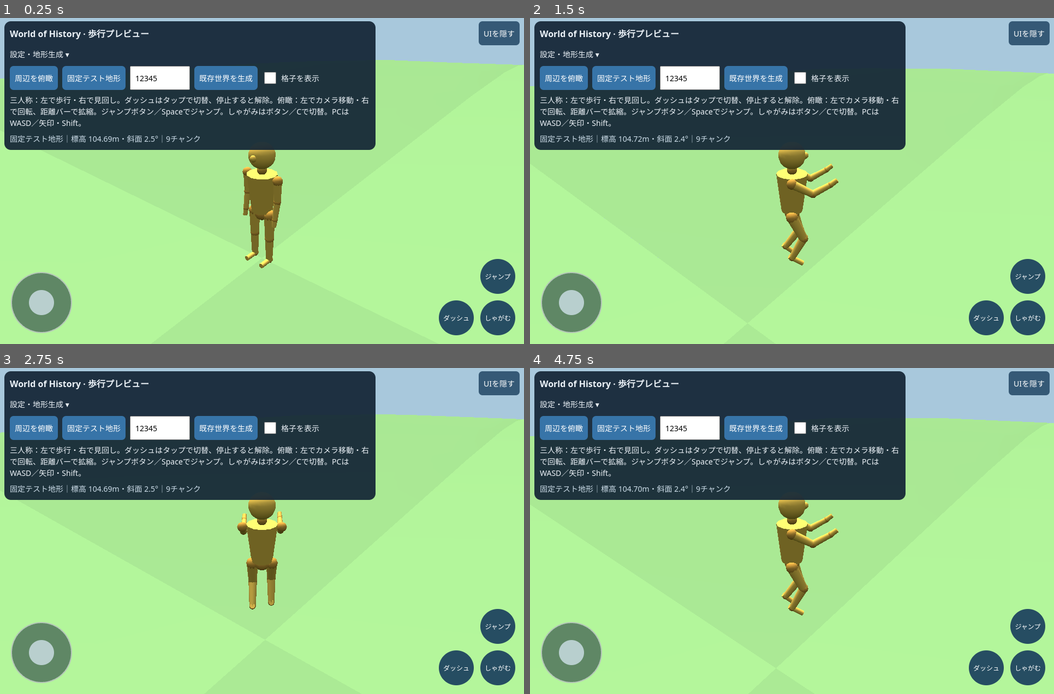
Above: before the commit, frames 1-4 (two rows, left to right).
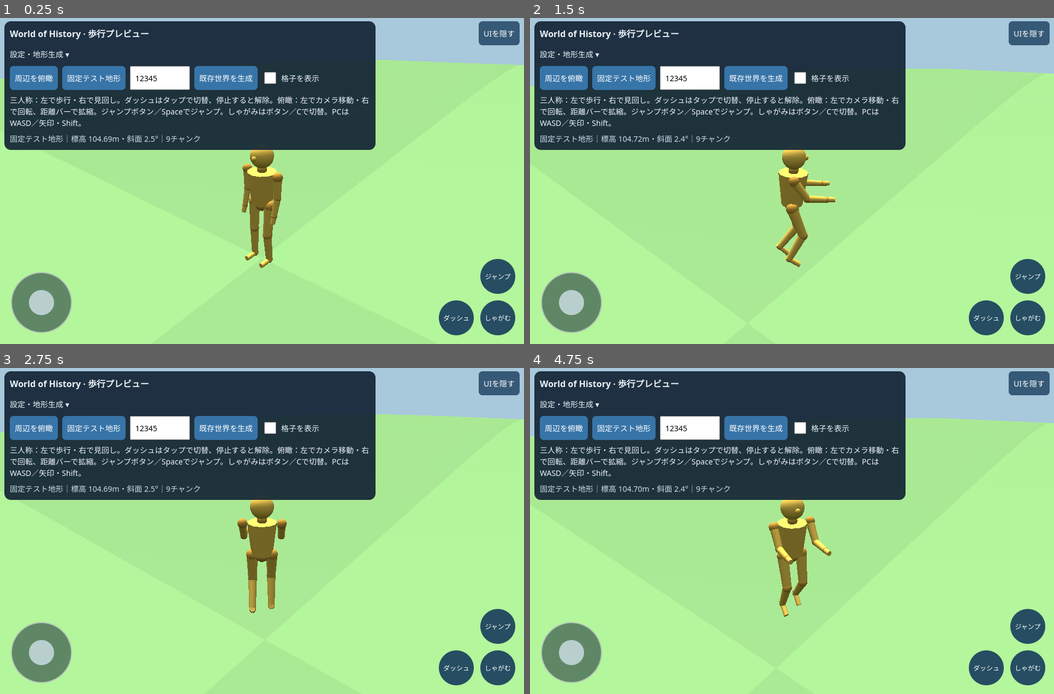
Above: after the commit, the same moments.

Repository: eitommkk1023-a11y/-history-simulation-game-restart
Game: browser game, page previews/terrain-chunks.html
Same seed, same stepped clock (60 frames per second), same inputs: the game is played once before the commit and once after it.
Inputs (mouse positions are in pixels of both pictures, inside the frame that each line leads up to):
- Up to frame 1 (0.25 s): no input
- Up to frame 2 (1.5 s): click (792, 181) at 0.27 s; hold Right from 1.03 s (still down); tap Space at 1.1 s
- Up to frame 3 (2.75 s): release Right at 1.53 s; hold Down 1.58-1.85 s; tap Space at 1.6, 2.1, 2.6 s; hold Left 1.9-2.47 s; tap D at 2.52 s; hold Up from 2.52 s (still down)
- Up to frame 4 (4.75 s): release Up at 2.82 s; hold Right 2.87-3.53 s; tap Space every 0.5 s from 3.1 to 4.6 s; tap A at 3.52 s; hold Up 3.58-3.82 s; hold Left 3.87-4.3 s; hold Down 4.35-4.68 s; tap W at 4.52 s; hold Right from 4.73 s (still down)

The runs differ from the first frame. In frame 1, 0.5% of the frame differs, in the area x 46-55%, y 40-77%; in frame 2, 1.2%; in frame 3, 0.6%; in frame 4, 1.4%, in the area x 45-59%, y 40-77%.

Commit message:
Rework human proportions and distinct walk run support cycles

Diff:
--- a/previews/terrain-chunks.mjs
+++ b/previews/terrain-chunks.mjs
@@ -1,6 +1,6 @@
 import {createWorldTerrain} from '../src/geography/world-terrain.mjs';
 import {createTerrainChunk} from '../src/geography/terrain-chunk.mjs';
-import {legPose} from '../src/player/leg-pose.mjs';
+import {humanGait,solveHumanLeg} from '../src/player/human-gait.mjs';
 import {stepTerrainWalker} from '../src/player/terrain-walker.mjs';
 
 const THREE=globalThis.THREE;
@@ -28,47 +28,52 @@
   return bodyPart(parent,new THREE.CylinderGeometry(topRadius,bottomRadius,length,12),x,y,z);
 }
 const torso=joint(hips,'waist',0,0,0,.1);
-cylinder(torso,.52,.2,.14,0,.3);
-const neck=joint(torso,'neck',0,.61,0,.065);cylinder(neck,.08,.06,.06,0,.04);
-bodyPart(neck,new THREE.SphereGeometry(.17,16,12),0,.19,0);
+cylinder(torso,.44,.19,.14,0,.23);
+const neck=joint(torso,'neck',0,.48,0,.065);cylinder(neck,.08,.06,.06,0,.04);
+bodyPart(neck,new THREE.SphereGeometry(.15,16,12),0,.17,0);
 // A small nose makes the facing direction visible.
-bodyPart(neck,new THREE.SphereGeometry(.045,8,6),0,.19,.16);
+bodyPart(neck,new THREE.SphereGeometry(.035,8,6),0,.17,.145);
 const legs=[],knees=[],ankles=[],arms=[],elbows=[],wrists=[];
 for(const [side,x]of [['left',-.13],['right',.13]]){
-  const hip=joint(hips,side+'Hip',x,0,0,.08);cylinder(hip,.35,.075,.06);
-  const knee=joint(hip,side+'Knee',0,-.35,0,.065);cylinder(knee,.35,.06,.045);
-  const ankle=joint(knee,side+'Ankle',0,-.35,0,.045);
+  const hip=joint(hips,side+'Hip',x,0,0,.08);cylinder(hip,.42,.075,.06);
+  const knee=joint(hip,side+'Knee',0,-.42,0,.065);cylinder(knee,.42,.06,.045);
+  const ankle=joint(knee,side+'Ankle',0,-.42,0,.045);
   const foot=cylinder(ankle,.22,.035,.035,0,0,.065);foot.rotation.x=Math.PI/2;
   legs.push(hip);knees.push(knee);ankles.push(ankle);
-  const shoulder=joint(torso,side+'Shoulder',x<0?-.25:.25,.52,0,.065);cylinder(shoulder,.28,.055,.045);
+  const shoulder=joint(torso,side+'Shoulder',x<0?-.25:.25,.43,0,.065);cylinder(shoulder,.28,.055,.045);
   const elbow=joint(shoulder,side+'Elbow',0,-.28,0,.05);cylinder(elbow,.24,.045,.035);
   const wrist=joint(elbow,side+'Wrist',0,-.24,0,.038);cylinder(wrist,.1,.035,.03);
   arms.push(shoulder);elbows.push(elbow);wrists.push(wrist);
 }
-let crouched=false,gaitPhase=0,gaitDistance=0,motionMode='idle';
+let crouched=false,gaitPhase=0,gaitDistance=0,motionMode='idle',landing=0;
 function animatePlayer(dt){
-  const airborne=jumpHeight>0||jumpVelocity!==0;
-  motionMode=airborne?(wasMoving?(sprintOn?'run-jump':'walk-jump'):'jump'):
-    crouched?(wasMoving?'crouch-walk':'crouch'):wasMoving?(sprintOn?'run':'walk'):'idle';
-  const blend=dt>0?1-Math.exp(-16*Math.min(dt,.05)):1;
-  const ease=(current,target)=>current+(target-current)*blend;
-  const stepLength=crouched?.12:sprintOn?.35:.23;
-  const liftHeight=crouched?.07:sprintOn?.26:.14;
-  if(wasMoving&&!airborne)gaitPhase+=gaitDistance/(4*stepLength);
-  gaitDistance=0;
-  const hipTarget=airborne?.735:crouched?.49:wasMoving?(sprintOn?.59:.66):.735;
-  hips.position.y=ease(hips.position.y,hipTarget);
-  for(let i=0;i<2;i++){
-    const pose=legPose(gaitPhase+i*.5,hips.position.y,wasMoving?stepLength:0,wasMoving?liftHeight:0);
-    legs[i].rotation.x=airborne?-.45+(i?.15:0):pose.hip;
-    knees[i].rotation.x=airborne?.9:pose.knee;
-    const wave=wasMoving?Math.sin((gaitPhase+i*.5)*Math.PI*2)*(sprintOn?.8:.4):0;
-    arms[i].rotation.x=ease(arms[i].rotation.x,airborne?-1.1:wave+(crouched?-.45:0));
-    elbows[i].rotation.x=ease(elbows[i].rotation.x,airborne?-1:crouched?-.7:sprintOn&&wasMoving?-1.3:-.18);
-    wrists[i].rotation.x=ease(wrists[i].rotation.x,airborne?-.15:0);
-    ankles[i].rotation.x=airborne?.1:-(legs[i].rotation.x+knees[i].rotation.x);
-  }
-  torso.rotation.x=ease(torso.rotation.x,crouched?.3:sprintOn&&wasMoving?.12:0);
+ const airborne=jumpHeight>0||jumpVelocity!==0,step=Math.min(dt,.05);
+ motionMode=airborne?(wasMoving?(sprintOn?'run-jump':'walk-jump'):'jump'):
+  crouched?(wasMoving?'crouch-walk':'crouch'):wasMoving?(sprintOn?'run':'walk'):'idle';
+ const ease=(a,b)=>a+(b-a)*(dt>0?1-Math.exp(-18*step):1);
+ const mode=crouched?'crouch-walk':sprintOn?'run':'walk';
+ if(wasMoving&&!airborne)gaitPhase+=gaitDistance*humanGait(gaitPhase,mode).cyclesPerMeter;
+ gaitDistance=0;landing=Math.max(0,landing-step*4);
+ const gait=humanGait(gaitPhase,mode),groundHip=crouched?.59:wasMoving?gait.hip:.875;
+ hips.position.y=ease(hips.position.y,(airborne?.86:groundHip)-.07*landing);
+ for(let i=0;i<2;i++){
+  const foot=gait.feet[i];let z=wasMoving?foot.z:0,lift=wasMoving?foot.lift:0,delta=0;
+  if(state&&markerPoint&&!airborne){
+    const side=i===0?-.13:.13,theta=marker.rotation.y;
+    const g=groundAt(markerPoint.xM+side*Math.cos(theta)+z*Math.sin(theta),markerPoint.yM-side*Math.sin(theta)+z*Math.cos(theta));
+    if(g)delta=Math.max(-.12,Math.min(.12,g.elevationM-markerPoint.elevationM));
+  }
+  const pose=solveHumanLeg(z,hips.position.y-.035-lift-delta);
+  legs[i].rotation.x=airborne?ease(legs[i].rotation.x,-.35+(i?.18:0)):pose.hip;
+  knees[i].rotation.x=airborne?ease(knees[i].rotation.x,.8):pose.knee;
+  const swing=wasMoving?Math.cos((gaitPhase+i*.5)*Math.PI*2)*(sprintOn?.65:.30):0;
+  arms[i].rotation.x=ease(arms[i].rotation.x,airborne?-.65:swing+(crouched?-.25:0));
+  elbows[i].rotation.x=ease(elbows[i].rotation.x,airborne?-.9:sprintOn&&wasMoving?-1.35:crouched?-.75:-.25);
+  wrists[i].rotation.x=ease(wrists[i].rotation.x,-.05);
+  ankles[i].rotation.x=ease(ankles[i].rotation.x,airborne?.15:-(legs[i].rotation.x+knees[i].rotation.x)+(wasMoving?foot.toe:0));
+ }
+ torso.rotation.x=ease(torso.rotation.x,crouched?.35:wasMoving?(sprintOn?.16:.04):0);
+ torso.rotation.y=ease(torso.rotation.y,wasMoving?Math.sin(gaitPhase*Math.PI*2)*.065:0);
 }
 scene.add(marker);
 let state=null,worker=null,requestId=0,yaw=.7,pitch=.4;
@@ -247,13 +252,13 @@
       const next=stepTerrainWalker(markerPoint,{x,y,yaw,sprint:sprintOn,crouch:crouched},dt,groundAt);
       const dx=next.xM-markerPoint.xM,dy=next.yM-markerPoint.yM;
       wasMoving=Math.hypot(dx,dy)>0;if(!wasMoving)setSprint(false);
-      if(wasMoving){gaitDistance+=Math.hypot(dx,dy);marker.rotation.y=Math.atan2(dx,dy);placeMarker(next.xM,next.yM,false);}
+      if(wasMoving){gaitDistance+=Math.hypot(dx,dy);{const target=Math.atan2(dx,dy),delta=Math.atan2(Math.sin(target-marker.rotation.y),Math.cos(target-marker.rotation.y));marker.rotation.y+=delta*(1-Math.exp(-18*Math.min(dt,.05)));}placeMarker(next.xM,next.yM,false);}
       document.getElementById('movementNotice').textContent=next.blocked?'ここから先は範囲外、または急な地形です':'';
     }else{if(wasMoving)setSprint(false);wasMoving=false;document.getElementById('movementNotice').textContent='';}
   }
   if(state&&markerPoint&&!overview&&!document.hidden&&(jumpVelocity!==0||jumpHeight>0)){
     const step=Math.min(dt,.05);jumpHeight+=jumpVelocity*step-4.905*step*step;jumpVelocity-=9.81*step;
-    if(jumpHeight<=0){jumpHeight=0;jumpVelocity=0;}
+    if(jumpHeight<=0){jumpHeight=0;jumpVelocity=0;landing=1;}
     marker.position.y=markerPoint.elevationM-state.origin.elevationM+jumpHeight;
   }
   if(state&&!document.hidden&&!overview){animatePlayer(dt);updateCamera();}
--- /dev/null
+++ b/src/player/human-gait.mjs
@@ -0,0 +1,21 @@
+const tau=Math.PI*2;
+const wrap=x=>((x%1)+1)%1;
+const smooth=x=>x*x*(3-2*x);
+export function humanGait(phase,mode){
+ const run=mode==='run',crouch=mode==='crouch-walk';
+ const duty=run?.38:crouch?.68:.60,span=run?.40:crouch?.18:.35;
+ const feet=[0,.5].map(offset=>{
+  const u=wrap(phase+offset),stance=u<duty,t=stance?u/duty:(u-duty)/(1-duty);
+  return {stance,z:stance?span*(1-2*t):-span+2*span*smooth(t),
+   lift:stance?0:(run?.29:crouch?.06:.09)*Math.pow(Math.sin(Math.PI*t),1.3),
+   toe:stance?(t>.65?-.28*smooth((t-.65)/.35):.12*(1-smooth(Math.min(1,t/.2)))):0};
+ });
+ const support=feet.filter(f=>f.stance);
+ const hip=crouch?.59:support.length?Math.min(...support.map(f=>Math.sqrt(.83*.83-f.z*f.z)))+.035:
+   .89+.015*Math.sin(tau*wrap(phase)*2);
+ return {feet,hip,cyclesPerMeter:duty/(2*span),flight:support.length===0};
+}
+export function solveHumanLeg(z,down){
+ const radius=Math.min(.8399,Math.max(.01,Math.hypot(z,down))),knee=2*Math.acos(radius/.84);
+ return {hip:Math.atan2(-z,down)-knee/2,knee};
+}
--- a/tests/gait-visual.browser.cjs
+++ b/tests/gait-visual.browser.cjs
@@ -3,8 +3,9 @@
 for(const mode of ['walk','run']){
  await p.keyboard.down('d');if(mode==='run')await p.locator('#sprint').click();
  const samples=await p.evaluate(async()=>{const out=[];const start=performance.now();while(performance.now()-start<1800 …(325 unchanged characters)…
- assert.ok(samples.flat().some(s=>s.height>(mode==='run'?.20:.10)),'swing foot clears the ground');assert.ok(samples.flat().some(s=>s.knee>1),'knee bends');assert.ok(samples.some(pair=>pair.some(s=>Math.abs(s.height)<.015)),'stance foot contacts ground');
- for(let i=0;i<3;i++){await p.waitForTimeout(130);await p.screenshot({path:`/tmp/woh-review/gait-${mode}-${i}.png`});}
+ console.log(JSON.stringify({mode,peak:Math.max(...samples.flat().map(s=>s.height)),minimum:Math.min(...samples.flat().map(s=>s.height))}));
+ assert.ok(samples.flat().some(s=>s.height>(mode==='run'?.16:.045)),'swing foot clears the ground');assert.ok(samples.flat().some(s=>s.knee>(mode==='run'?1:.6)),'knee bends');assert.ok(samples.some(pair=>pair.some(s=>Math.abs(s.height)<.015)),'stance foot contacts ground');
+ for(let i=0;i<10;i++){await p.waitForTimeout(65);await p.screenshot({path:`/tmp/woh-review/gait-${mode}-${i}.png`});}
  console.log(JSON.stringify({mode,maxLift:Math.max(...samples.flat().map(s=>s.height)),maxKnee:Math.max(...samples.flat().map(s=>s.knee)),frames:samples.length}));await p.keyboard.up('d');await p.waitForTimeout(200);
 }
 assert.deepEqual(errors,[]);assert.ok(await p.evaluate(()=>{const v=__chunkPreview,t=v.character.position.clone();t.y+=1.2;return v.camera.position.distanceTo(t)<4.1;}));}finally{await b.close();}})().catch(e=>{console.error(e);process.exitCode=1;});
--- /dev/null
+++ b/tests/human-gait.test.mjs
@@ -0,0 +1,13 @@
+import test from 'node:test';import assert from 'node:assert/strict';import {humanGait,solveHumanLeg} from '../src/player/human-gait.mjs';
+test('walk has continuous support, run has a flight phase and higher pelvis',()=>{
+ let flight=0,minHip=2,maxKnee=0;
+ for(let i=0;i<200;i++){
+ const walk=humanGait(i/200,'walk'),run=humanGait(i/200,'run');assert.ok(walk.feet.some(f=>f.stance));
+ flight+=Number(run.flight);minHip=Math.min(minHip,run.hip);
+ for(const f of run.feet){const p=solveHumanLeg(f.z,run.hip-.035-f.lift);maxKnee=Math.max(maxKnee,p.knee);if(f.stance)assert.ok(Math.abs(run.hip-.035-.42*Math.cos(p.hip)-.42*Math.cos(p.hip+p.knee))<1e-8);}
+ }
+ assert.ok(flight>20);assert.ok(minHip>.75);assert.ok(maxKnee>1);
+});
+test('planted foot retreats at the same rate as forward travel',()=>{
+ for(const mode of ['walk','run']){const a=humanGait(.1,mode),distance=.01,b=humanGait(.1+distance*a.cyclesPerMeter,mode);assert.ok(Math.abs(b.feet[0].z-a.feet[0].z+distance)<1e-9);}
+});
--- a/tools/build-terrain-preview.mjs
+++ b/tools/build-terrain-preview.mjs
@@ -16,7 +16,7 @@
   const match=original.match(new RegExp('<script id="'+id+'"[^>]*>([\\s\\S]*?)<\\/script>'));
   if(!match)throw new Error('Missing '+id);return match[1];
 }).join('\n');
-const sources=await Promise.all(['src/geography/world-terrain.mjs','src/geography/terrain-chunk.mjs','src/player/terrain-walker.mjs','src/player/leg-pose.mjs','previews/terrain-chunks.mjs'].map(read));
+const sources=await Promise.all(['src/geography/world-terrain.mjs','src/geography/terrain-chunk.mjs','src/player/terrain-walker.mjs','src/player/human-gait.mjs','previews/terrain-chunks.mjs'].map(read));
 const app=sources.map(s=>s.replace(/^import .*;\r?\n/gm,'').replace(/^export /gm,'')).join('\n');
 if(/<\/script/i.test(app))throw new Error('Unsafe application embedding');
 let html=await read('previews/terrain-chunks.html');
Not shown, changed: docs/walking-preview.md
